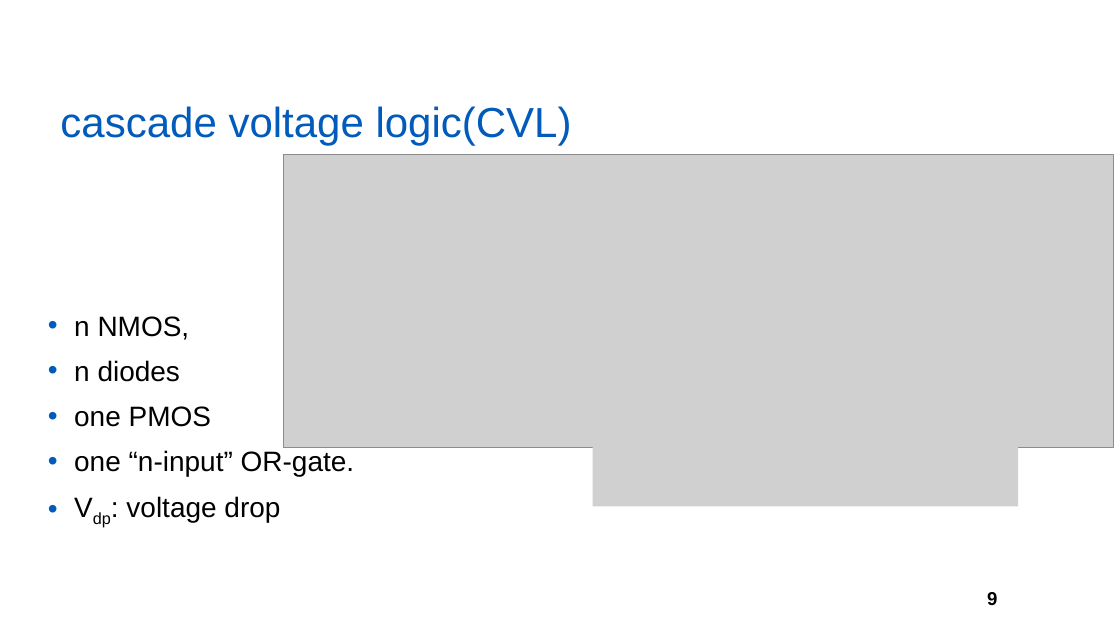
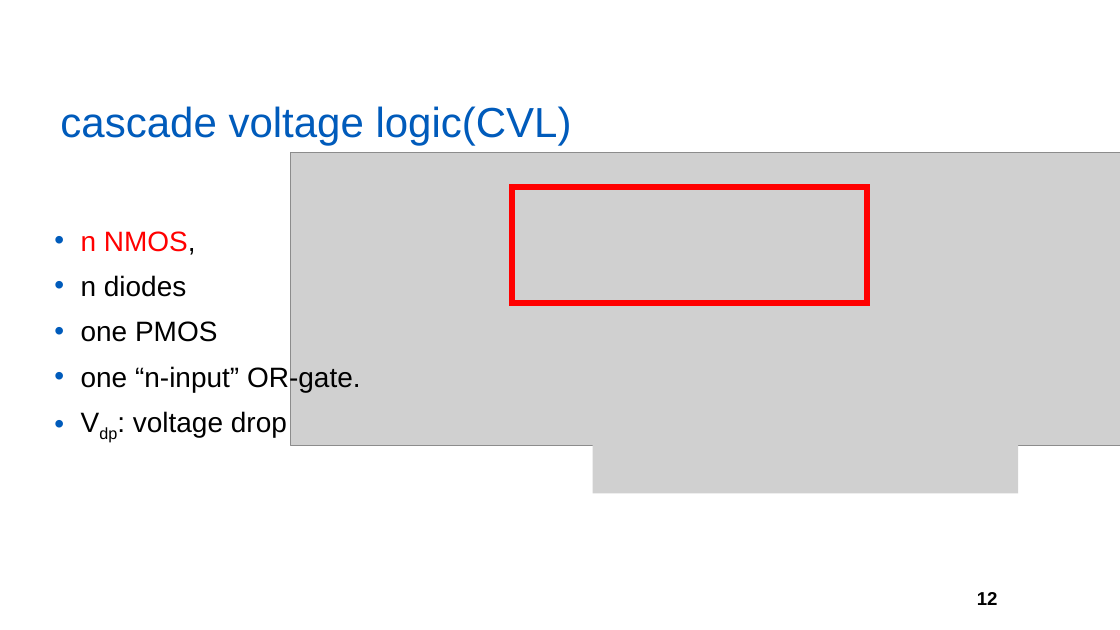
Before and after one commit to yberlin/hello-world, a slide deck: slide 12 of asianhost pre/FPL.pptx (slide 9 before the commit). Drawn at 1120x630 pixels with LibreOffice and Linux fonts; fonts in the diff are those of the drawing; grey boxes stand for pictures; background and template pictures are left out. Boxes give left, top, right and bottom in pixels: in the first picture for what was removed or moved away, otherwise in the second. Text is boxed around its words. In the diff, an @@ line names an element or a change of style, - is before the commit and + after.

```diff
--- a/asianhost pre/FPL.pptx
+++ b/asianhost pre/FPL.pptx
@@ picture: place and size @@
-picture at (283, 155, 1113, 447)
+picture at (291, 153, 1120, 445)
@@ rectangle added at (513, 187, 868, 303), outline #FF0000 4.5 pt @@
@@ text "n NMOS,": place and size @@
-text "n NMOS," at (74, 316, 355, 522)
+text "n NMOS," at (81, 231, 361, 437)
@@ text at (81, 231, 196, 255): text colour #000000 to #FF0000 in "n NMOS," @@
@@ picture: place and size @@
-picture at (592, 443, 1018, 506)
+picture at (592, 430, 1018, 493)
@@ page number at (977, 592, 998, 605): text changed @@
-9
+12
```
Also in this commit, not shown: 4 other slides changed, 8 slides added.
